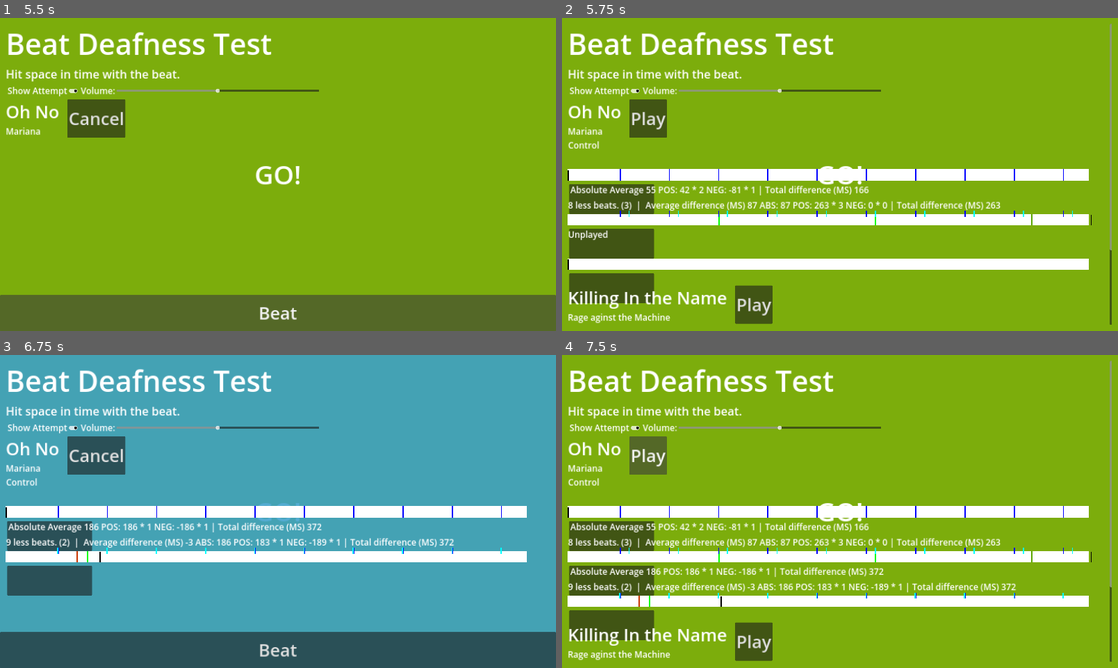
Above: before the commit, frames 1-4 (two rows, left to right).
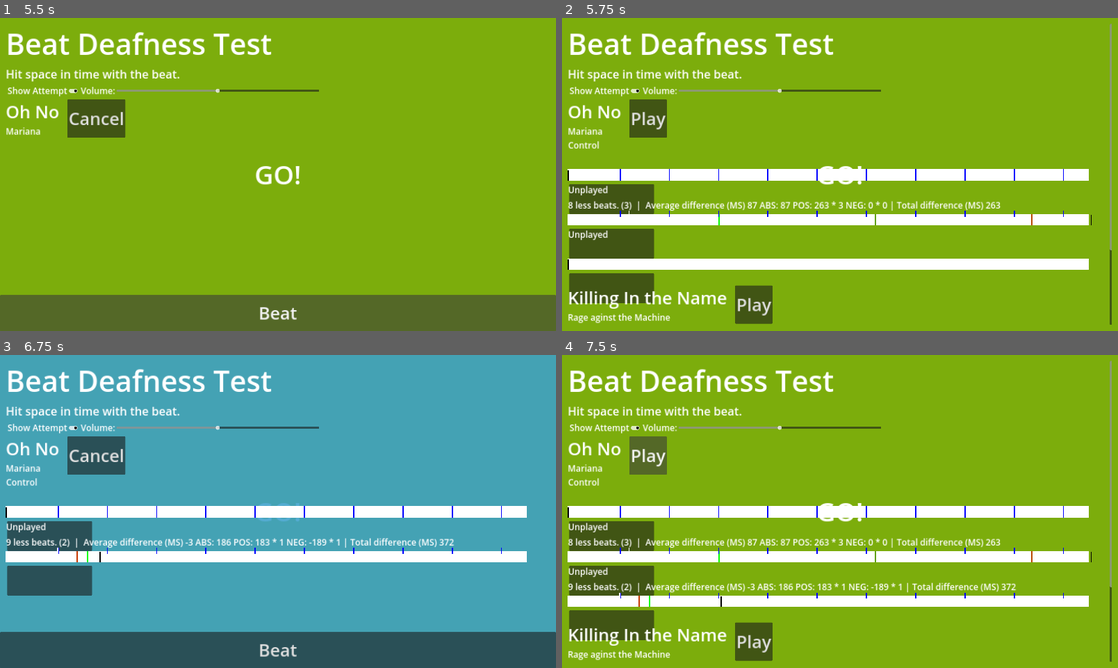
Above: after the commit, the same moments.

Repository: Deojee/Beat-deafness-test
Game: Godot game, scene res://scenes/world.tscn
Same seed, same stepped clock (60 frames per second), same inputs: the game is played once before the commit and once after it.
Inputs:
- Up to frame 1 (5.5 s): click "Play" at 0.5 s; click "Show Attempt" at 1.25 s; click "Beat" at 2 s; click "Show Attempt" at 2.75 s; click "Beat" at 3.5 s; click "Show Attempt" at 4.25 s; click "Beat" at 5 s
- Up to frame 2 (5.75 s): no input
- Up to frame 3 (6.75 s): click "Play" at 5.75 s; tap Space (space) at 6.5, 6.6 s
- Up to frame 4 (7.5 s): click "Cancel" at 7.25 s

Frame 1 is identical in both runs. In frame 2, 0.8% of the frame differs, in the area x 1-92%, y 53-67%; in frame 3, 0.8%; in frame 4, 1.6%, in the area x 1-92%, y 53-78%.
Error in both runs: Invalid assignment of property or key 'bearings' with value of type 'ColorRect (bearingsAndGo.gd)' on a base object of type 'Node (Globals.gd)'. (res://scenes/…

Commit message:
frameworking

Diff:
--- a/scripts/beat timer line.gd
+++ b/scripts/beat timer line.gd
@@ -4,7 +4,7 @@
 
 @export var lengthInSeconds = 60 * 3 + 45
 
-var safeTime
+var safeTimeSeconds
 
 #beats is an array of the number of miliseconds in that the beat is.
 var beats : Array = []
@@ -212,7 +212,7 @@
 		newMarker.position.x = ((beat + int(averageDifference)) /1000.0)/float(lengthInSeconds) * 1800 - 1.0
 		newMarker.position.y = -10
 		newMarker.size = Vector2(4,20)
-		newMarker.color = Color.AQUA
+		newMarker.color = Color.AQUA if beat > safeTimeSeconds * 1000 else Color.SLATE_GRAY
 
 
 	labelText = ""
@@ -258,7 +258,7 @@
 
 	%Label.text = labelText
 
-
+	var missedBeats = countMissedBeats(adjustedBeats,controlBeats)
 
 
 #assumes sorted list is from least to greatest, and not empty
@@ -272,21 +272,31 @@
 
 		if abs(difference) > abs(smallestDifference):
 
-			#var newMarker = Label.new()
-			#%labelLines.add_child(newMarker)
-			#newMarker.position.x = (num/1000.0)/float(lengthInSeconds) * 1800 - 1.0
-			#newMarker.text = str(int(smallestDifference))# + "\n" + str(num," ",newNum)
-
 			break
 
 		smallestDifference = difference
 
 
-	#var newMarker = Label.new()
-	#%labelLines.add_child(newMarker)
-	#newMarker.position.x = (num/1000.0)/float(lengthInSeconds) * 1800 - 1.0
-	#newMarker.text = str(int(smallestDifference))# + "\n" + str(num," ",newNum)
-
-
 
 	return smallestDifference
+
+func countMissedBeats(beats,_controlBeats):
+
+	var controlBeats = []
+	for beat in _controlBeats:
+		if beat > safeTimeSeconds * 1000:
+			controlBeats.append(beat)
+
+	controlBeats.pop_back()
+	controlBeats.pop_back()
+
+
+	var missedBeats = 0
+	for beat in controlBeats:
+		var difference = getClosestDistance(beat,beats)
+		if difference > milisecondsPerBeat/2.0:
+			missedBeats += 1
+
+
+
+	pass
